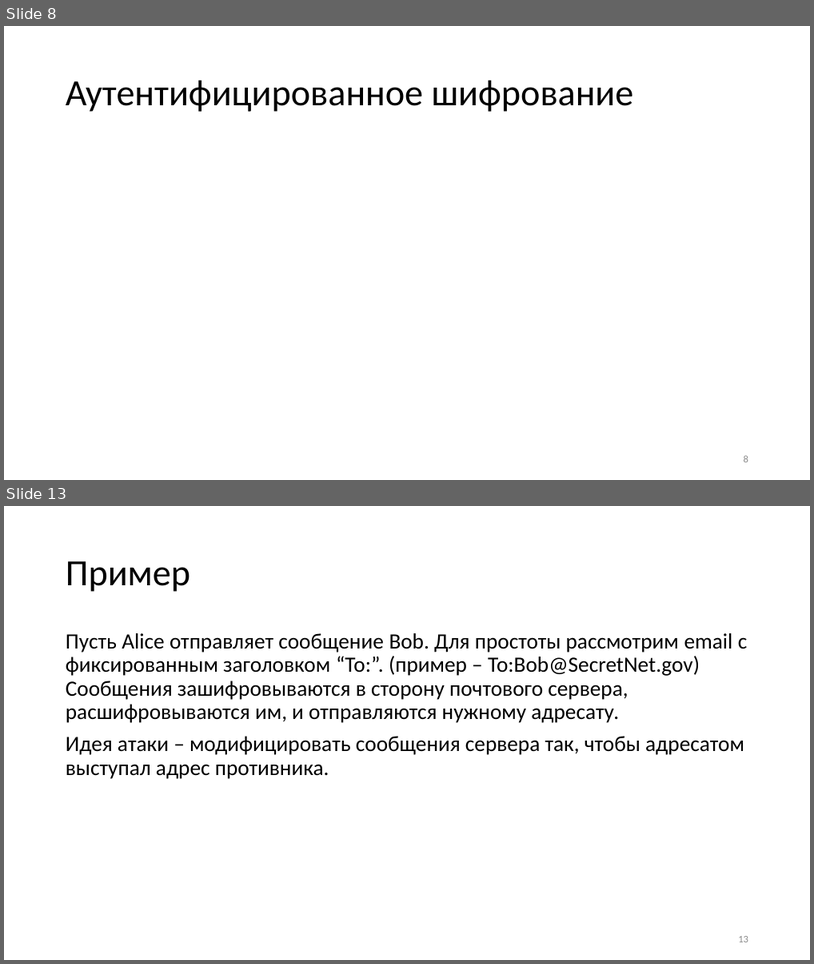
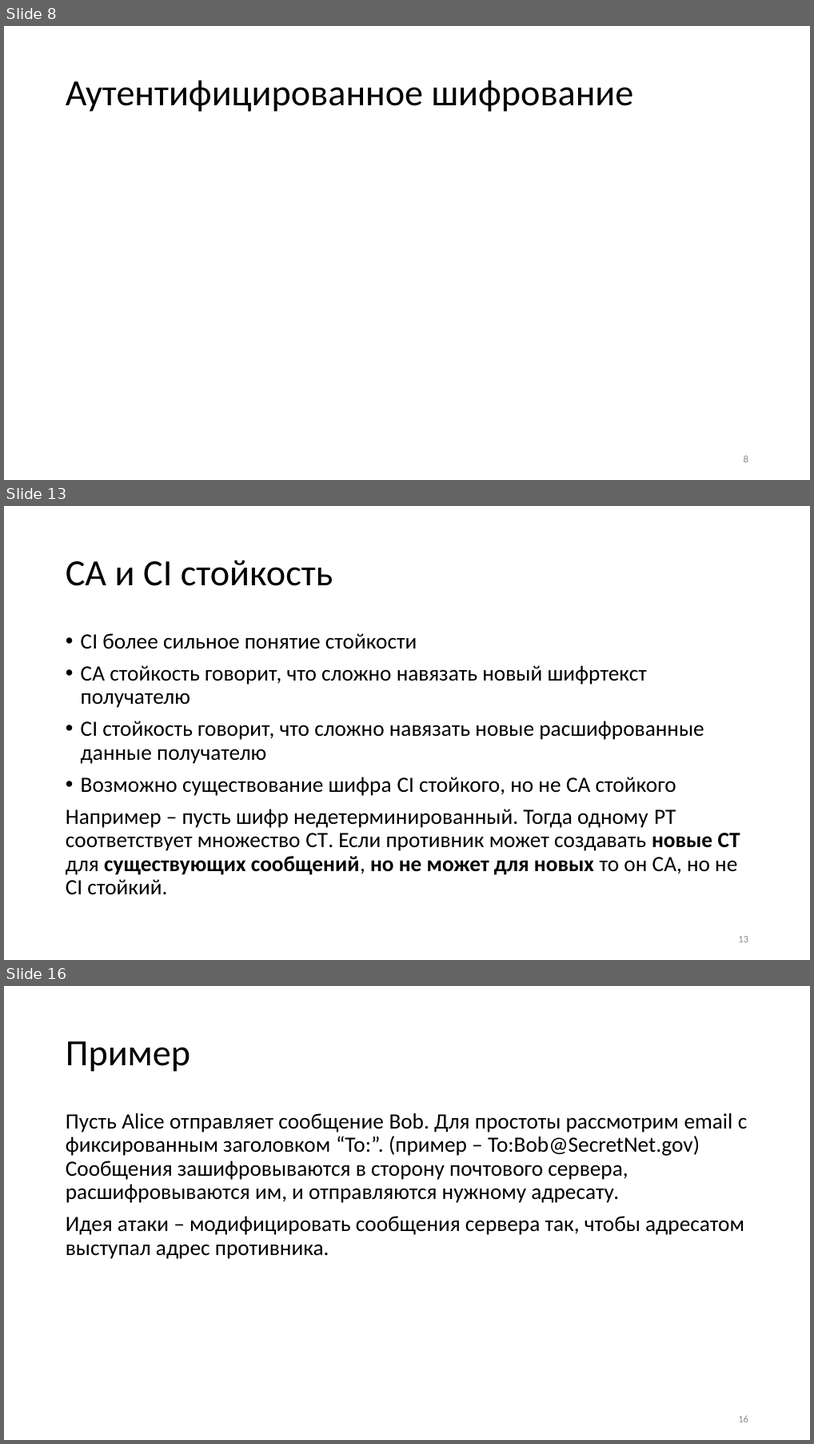
Before and after one commit to GeorgyFirsov-s-forks/CryptoLectures, a slide deck: Lectures/Lecture12.pptx. Shown one above the other, each under a label of ours: slides 8 and 13 before the commit, slides 8, 13 and 16 after it; the slides between them are not shown. The pictures are 814x964 and 814x1444 pixels, drawn with LibreOffice and Linux fonts; fonts in the diff are those of the drawing; grey boxes stand for pictures. Boxes give left, top, right and bottom in pixels: in the first picture for what was removed or moved away, otherwise in the second. Text is boxed around its words. In the diff, an @@ line names an element or a change of style, - is before the commit and + after.

```diff
--- a/Lectures/Lecture12.pptx
+++ b/Lectures/Lecture12.pptx
@@ slide 13 added at (4,506,810,960), background #FFFFFF @@
@@ title added at (66,560,333,586), 44 pt, text #000000 @@
+CA и CI стойкость
@@ text added at (66,633,741,895), 26 pt, text #000000 @@
+• CI более сильное понятие стойкости
+• CA стойкость говорит, что сложно навязать новый шифртекст получателю
+• CI стойкость говорит, что сложно навязать новые расшифрованные данные получателю
+• Возможно существование шифра CI стойкого, но не CA стойкого
+Например – пусть шифр недетерминированный. Тогда одному PT соответствует множество CT. Если противник может создавать новые CT для существующих сообщений, но не может для новых то он CA, но не CI стойкий.
@@ page number added at (738,936,749,942), 12 pt, text #8C8C8C @@
+13
@@ what was slide 13 is now slide 16 @@
@@ page number at (738,1415,749,1422): text changed @@
-13
+16
```
Also in this commit, not shown: 13 slides changed, 5 other slides added, 3 slides removed, 3 other files.
